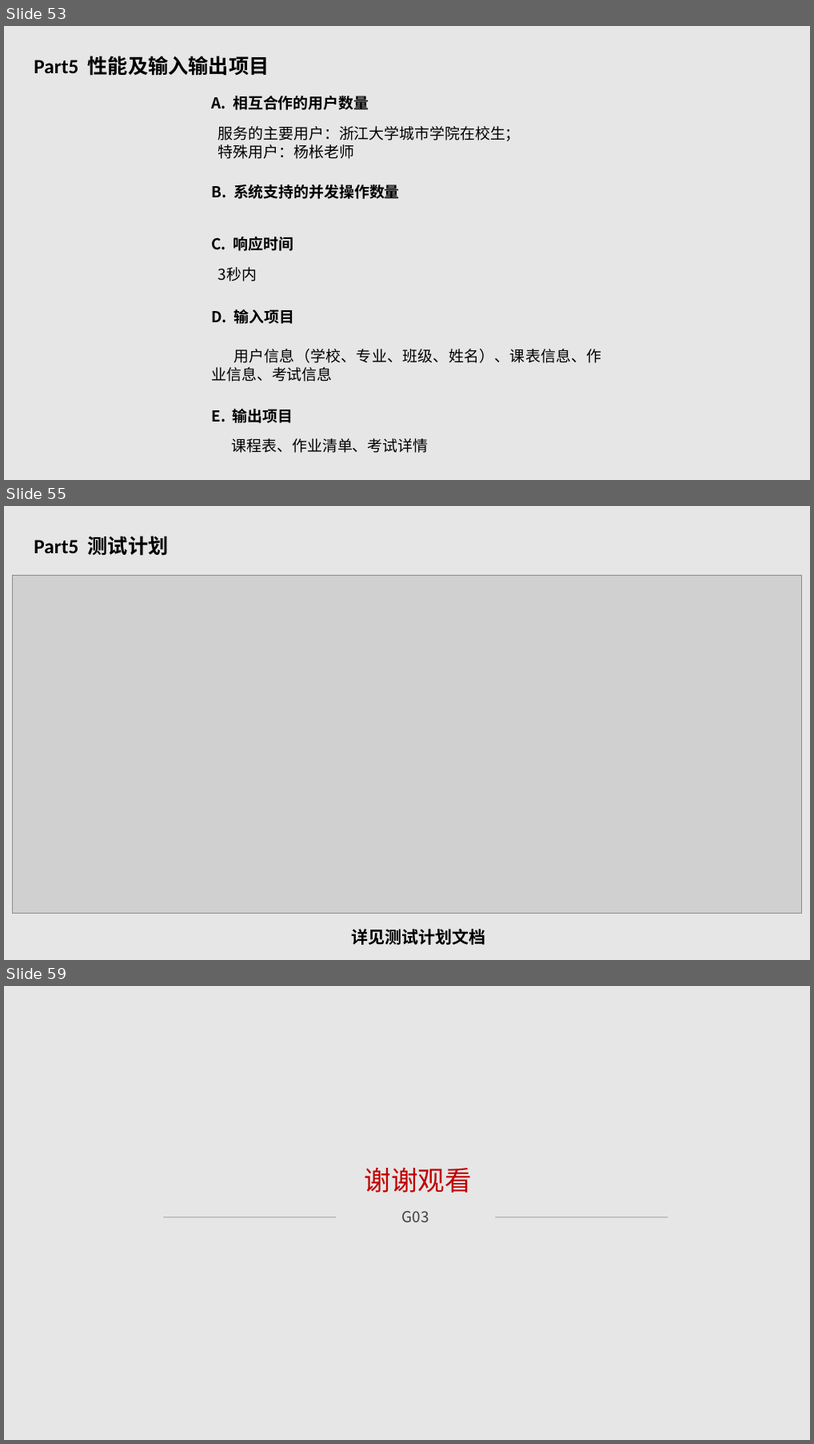
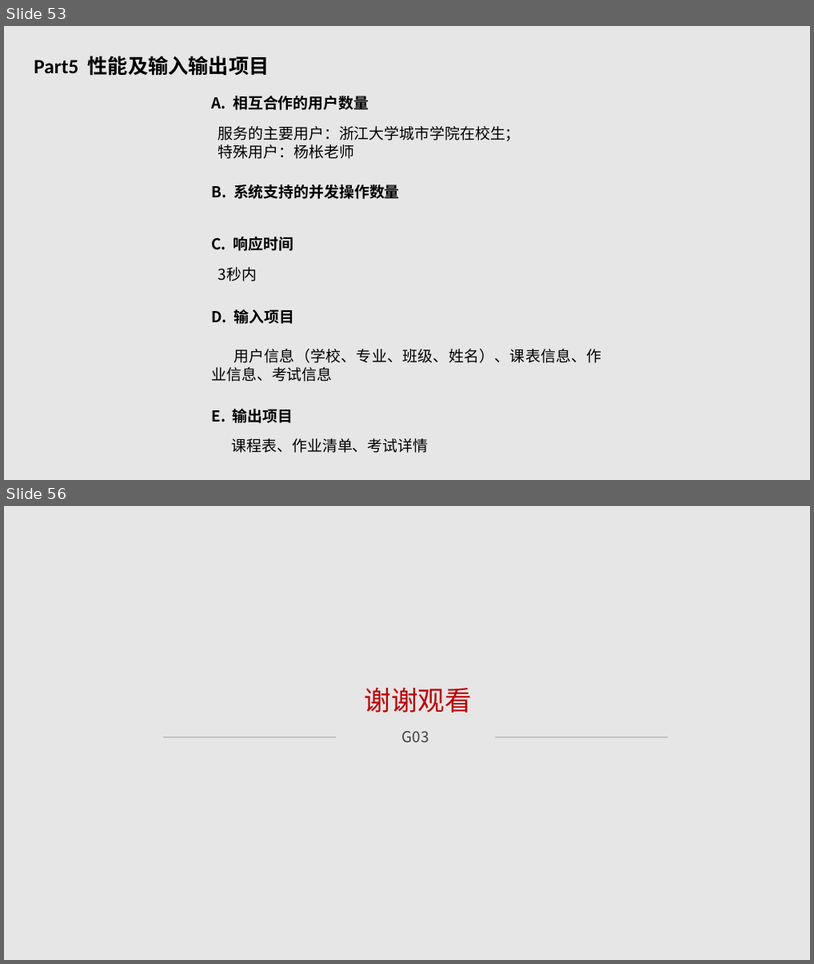
Before and after one commit to G03-LHL/SE2018--G03, a slide deck: 517/SE2018春-G03-设计阶段PPT.ppt. Shown one above the other, each under a label of ours: slides 53, 55 and 59 before the commit, slides 53 and 56 after it; the slides between them are not shown. The pictures are 814x1444 and 814x964 pixels, drawn with LibreOffice and Linux fonts; fonts in the diff are those of the drawing; grey boxes stand for pictures. Boxes give left, top, right and bottom in pixels: in the first picture for what was removed or moved away, otherwise in the second. Text is boxed around its words. In the diff, an @@ line names an element or a change of style, - is before the commit and + after.

```diff
--- a/517/SE2018春-G03-设计阶段PPT.ppt
+++ b/517/SE2018春-G03-设计阶段PPT.ppt
@@ slide 55 removed at bbox=[4, 506, 810, 960], background #E6E6E6 @@
@@ text removed at bbox=[34, 536, 169, 556] @@
-Part5 测试计划
@@ picture removed at bbox=[12, 575, 802, 913] @@
@@ text removed at bbox=[352, 928, 486, 944] @@
-详见测试计划文档
@@ what was slide 59 is now slide 56 @@
```
Also in this commit, not shown: 12 slides changed, 2 other slides removed.
